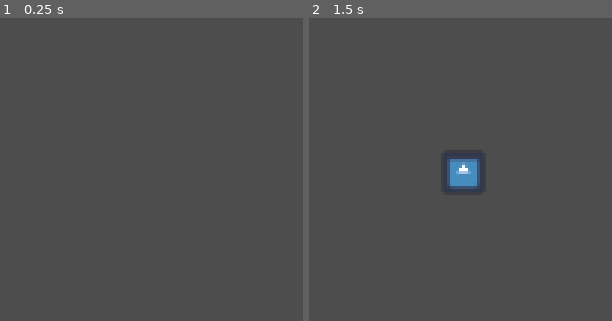
Above: before the commit, frames 1-2 (left to right).
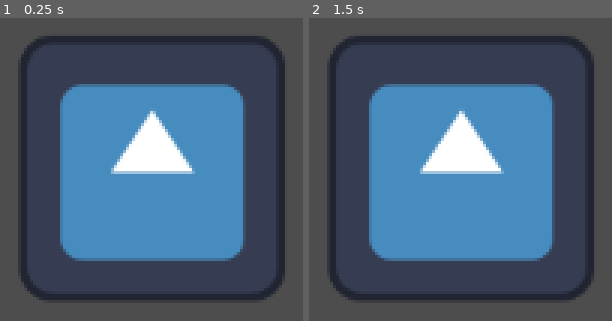
Above: after the commit, the same moments.

Repository: Chickenhatter/web-spider
Game: Godot game, scene res://scenes/main.tscn
Same seed, same stepped clock (60 frames per second), same inputs: the game is played once before the commit and once after it. The project has no main scene, so this scene is started directly. The engine's default icon, where the game draws it, is replaced by a stand-in: a white triangle on a blue panel in a dark square.
Inputs (mouse positions are in pixels of both pictures, inside the frame that each line leads up to):
- Up to frame 1 (0.25 s): no input
- Up to frame 2 (1.5 s): tap Enter at 0.5 s; move the mouse to (outside the picture) at 0.52 s; hold T (ui_t) 0.53-1.28 s; hold Right from 0.53 s (still down); click (outside the picture) at 0.67 s; tap Up at 0.77 s; tap Space at 1.25 s; move the mouse to (outside the picture) at 1.27 s; tap T (ui_t) at 1.35 s

The runs differ from the first frame. In frame 1, 46% of the frame differs, in the area x 5-95%, y 5-94%; in frame 2, 45%.
Error before the commit: Invalid type in function 'look_at' in base 'Area2D (webbed.gd)'. Cannot convert argument 1 from Object to Vector2. (res://code/webbed.gd:16)

Commit message:
1:02 add web feature added
if press t the web summon at ab and it will streach to be on both base and ab. press t to keep perm

Diff:
--- a/code/webbed.gd
+++ b/code/webbed.gd
@@ -1,6 +1,8 @@
-extends Area2D
+extends CharacterBody2D
 var spider: Node2D
 var going = true
+var base_place = false
+var base_web_true = $".".global_position
 # Called when the node enters the scene tree for the first time.
 func _ready() -> void:
 	var spinder = get_tree().get_nodes_in_group('spider')
@@ -12,5 +14,18 @@
 func _process(delta: float) -> void:
 	if going == true:
 		if get_tree().current_scene.scene_file_path == "res://scenes/main.tscn":
+			if base_place == false:
+				base_place = true
+				base_web_true = $".".global_position
 			print('a')
-			$".".look_at($"../../Spider/Spider/Node2D")
+			var spider_pos = spider.global_position
+			var web_base = $".".global_position
+			$".".look_at(spider_pos)
+			scale.x = sqrt(((spider_pos.x - web_base.x)*(spider_pos.x - web_base.x)) + ((spider_pos.y - web_base.y)*(spider_pos.y - web_base.y)))/2
+			$".".global_position.x = (base_web_true.x + spider_pos.x)/2
+			$".".global_position.y = (base_web_true.y + spider_pos.y)/2
+
+
+func _unhandled_input(event):
+	if event.is_action_pressed("ui_t"):
+		going = false
--- a/project.godot
+++ b/project.godot
@@ -10,7 +10,7 @@
 
 [application]
 
-config/name="New Game Project"
+config/name="web-spider"
 config/features=PackedStringArray("4.6", "Forward Plus")
 config/icon="res://icon.svg"
 
--- a/scenes/main.tscn
+++ b/scenes/main.tscn
@@ -2,6 +2,7 @@
 
 [ext_resource type="Script" uid="uid://fs27sdi7f1uv" path="res://code/spider.gd" id="1_0wfyh"]
 [ext_resource type="Script" uid="uid://rqyni2n57icg" path="res://code/web_control.gd" id="1_o5qli"]
+[ext_resource type="Texture2D" uid="uid://4q335xxs2p" path="res://icon.svg" id="2_jyhfs"]
 [ext_resource type="Script" uid="uid://3ao5vpafleh6" path="res://code/smdam.gd" id="3_sugp2"]
 
 [sub_resource type="RectangleShape2D" id="RectangleShape2D_0wfyh"]
@@ -19,6 +20,10 @@
 polygon = PackedVector2Array(15, -132, -145, -8, 9, 210, 166, 16, 30, -128)
 
 [node name="Node2D" type="Node2D" parent="Node2D/Spider/Spider" unique_id=213016547 groups=["spider"]]
+
+[node name="Icon" type="Sprite2D" parent="Node2D/Spider/Spider" unique_id=1457705088]
+position = Vector2(-1, -2)
+texture = ExtResource("2_jyhfs")
 
 [node name="WebControl" type="Node2D" parent="Node2D/Spider" unique_id=1217038515]
 script = ExtResource("1_o5qli")
--- a/scenes/web.tscn
+++ b/scenes/web.tscn
@@ -12,16 +12,16 @@
 [node name="CharacterBody2D" type="CharacterBody2D" parent="." unique_id=160965738]
 collision_layer = 0
 collision_mask = 0
+script = ExtResource("1_82gy5")
 
 [node name="Web" type="Area2D" parent="CharacterBody2D" unique_id=2087630847]
-script = ExtResource("1_82gy5")
 
 [node name="CollisionShape2D" type="CollisionShape2D" parent="CharacterBody2D/Web" unique_id=1901091252]
 shape = SubResource("RectangleShape2D_82gy5")
 
 [node name="Sprite2D" type="Sprite2D" parent="CharacterBody2D/Web" unique_id=594103458]
-position = Vector2(-1.6093254e-06, 3.5762787e-07)
-scale = Vector2(0.15624999, 0.15624999)
+position = Vector2(-5.9604645e-08, 3.5762787e-07)
+scale = Vector2(0.031249998, 0.15624999)
 texture = ExtResource("1_i3sim")
 
 [node name="CollisionShape2D" type="CollisionShape2D" parent="CharacterBody2D" unique_id=218274563]
